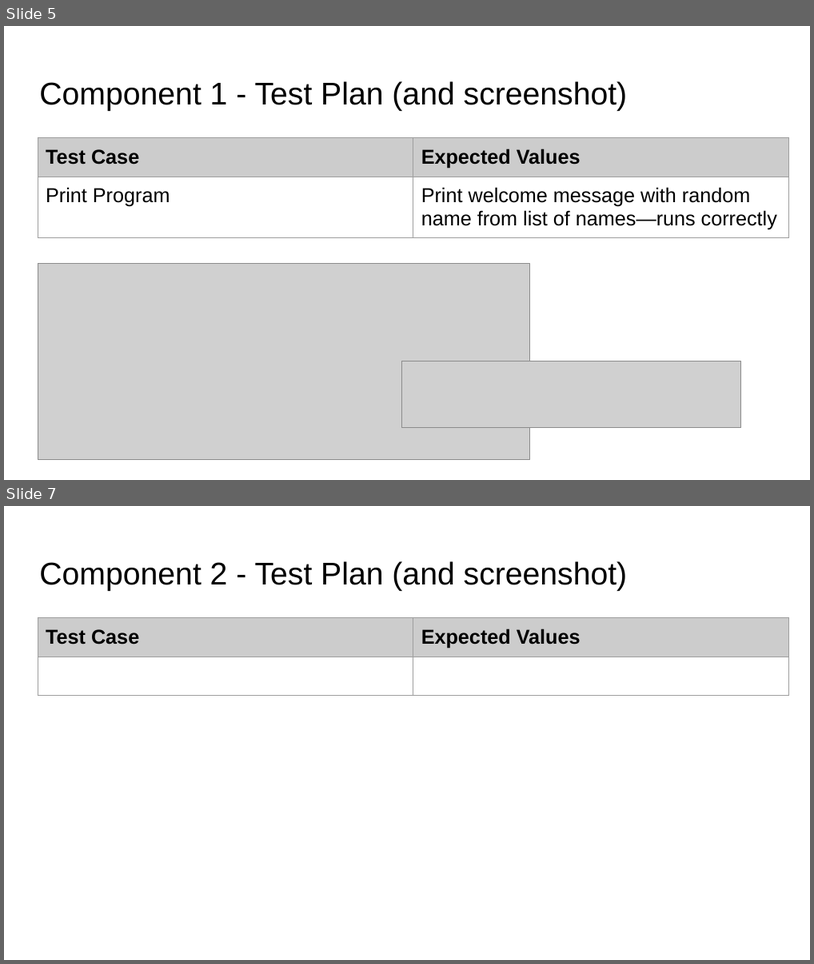
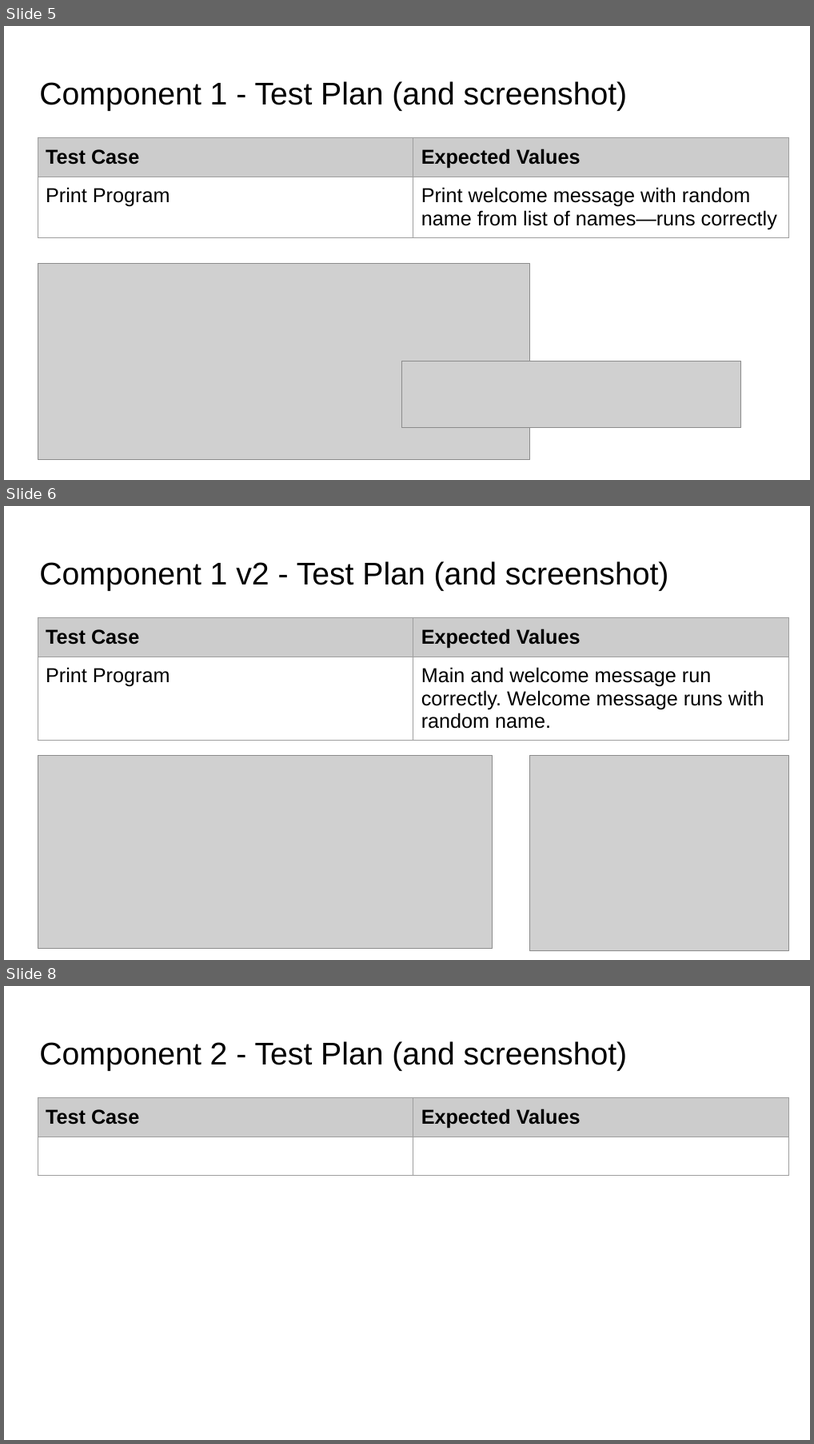
Before and after one commit to xkiio/desktop-tutorial, a slide deck: 022_91893+_+91897+Documentation.pptx. Shown one above the other, each under a label of ours: slides 5 and 7 before the commit, slides 5, 6 and 8 after it; the slides between them are not shown. The pictures are 814x964 and 814x1444 pixels, drawn with LibreOffice and Linux fonts; fonts in the diff are those of the drawing; grey boxes stand for pictures. Boxes give left, top, right and bottom in pixels: in the first picture for what was removed or moved away, otherwise in the second. Text is boxed around its words. In the diff, an @@ line names an element or a change of style, - is before the commit and + after.

Commit message:
Doc

```diff
--- a/022_91893+_+91897+Documentation.pptx
+++ b/022_91893+_+91897+Documentation.pptx
@@ slide 6 added at (x1=4, y1=506, x2=810, y2=960), background #FFFFFF @@
@@ title added at (x1=39, y1=561, x2=670, y2=591), 28 pt, text #000000 @@
+Component 1 v2 - Test Plan (and screenshot)
@@ table added at (x1=38, y1=618, x2=790, y2=747), 2 rows, 2 columns @@
+Test Case | Expected Values
+Print Program | Main and welcome message run correctly. Welcome message runs with random name.
@@ picture added at (x1=38, y1=755, x2=493, y2=948) @@
@@ picture added at (x1=530, y1=755, x2=790, y2=950) @@
@@ what was slide 7 is now slide 8 @@
```
Also in this commit, not shown: 1 slide changed.
